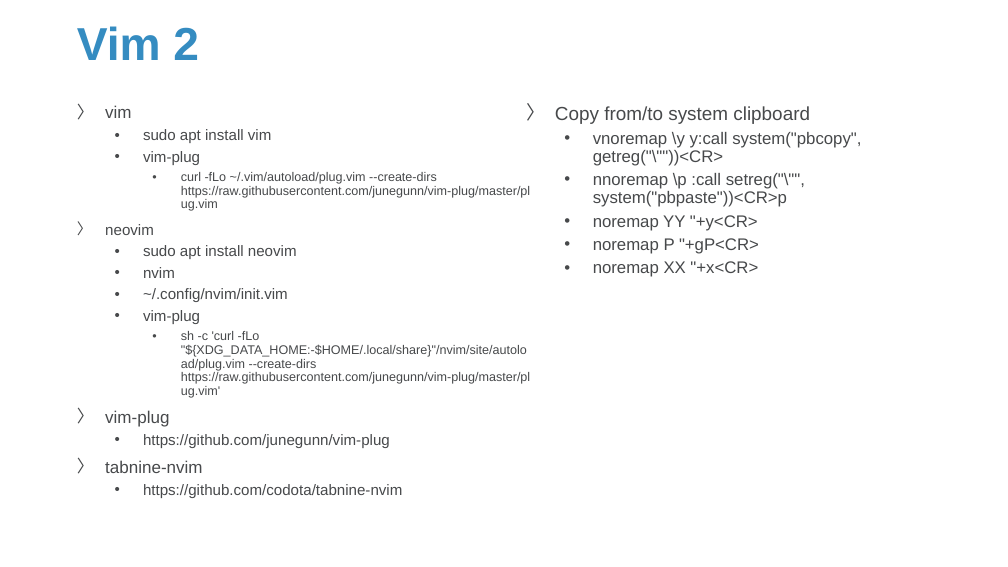
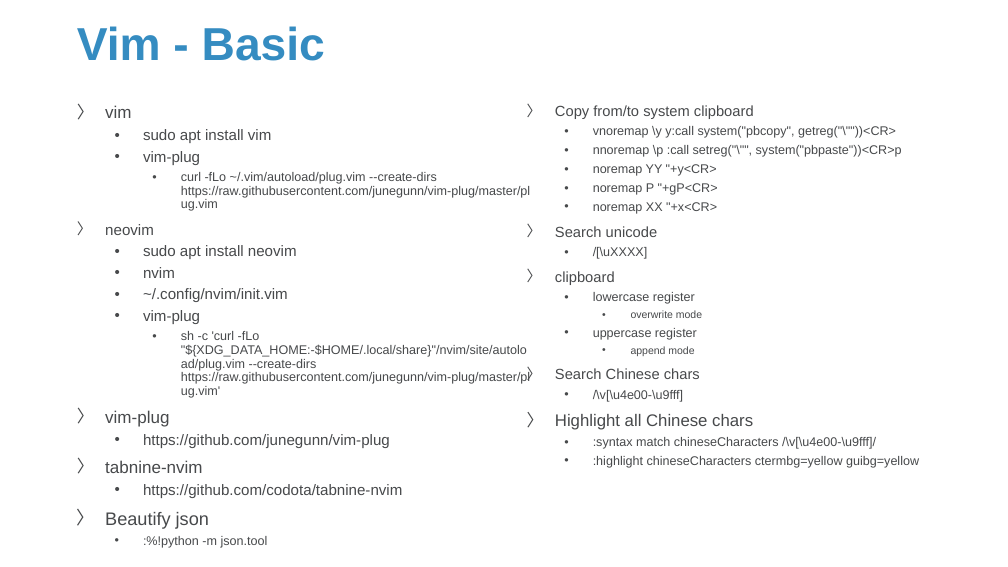
Before and after one commit to Sparks-Lu/TechNotes, a slide deck: slide 31 of Linux/Linux_Notes.pptx (slide 27 before the commit). Drawn at 1008x567 pixels with LibreOffice and Linux fonts; fonts in the diff are those of the drawing; background and template pictures are left out. Boxes give left, top, right and bottom in pixels: in the first picture for what was removed or moved away, otherwise in the second. Text is boxed around its words. In the diff, an @@ line names an element or a change of style, - is before the commit and + after.

```diff
--- a/Linux/Linux_Notes.pptx
+++ b/Linux/Linux_Notes.pptx
@@ title at (x1=77, y1=26, x2=325, y2=61): text changed @@
-Vim 2
+Vim - Basic
@@ text at (x1=105, y1=105, x2=530, y2=427): paragraphs added @@
+〉 Beautify json
+  • :%!python -m json.tool
@@ text at (x1=555, y1=105, x2=902, y2=214): size 18 to 14 pt in "Copy from/to system clipboard"; size 16 to 12 pt in "vnoremap \y y:call system("pbcopy", getreg("\""))<CR>", "nnoremap \p :call setreg("\"", system("pbpaste"))<CR>p", "noremap YY "+y<CR>", "noremap P "+gP<CR>" and 1 more places @@
@@ text at (x1=555, y1=226, x2=919, y2=468): paragraphs added @@
+〉 Search unicode
+  • /[\uXXXX]
+〉 clipboard
+  • lowercase register
+    • overwrite mode
+  • uppercase register
+    • append mode
+〉 Search Chinese chars
+  • /\v[\u4e00-\u9fff]
+〉 Highlight all Chinese chars
+  • :syntax match chineseCharacters /\v[\u4e00-\u9fff]/
+  • :highlight chineseCharacters ctermbg=yellow guibg=yellow
```
Also in this commit, not shown: 19 other slides changed, 19 slides added, 41 other files.
